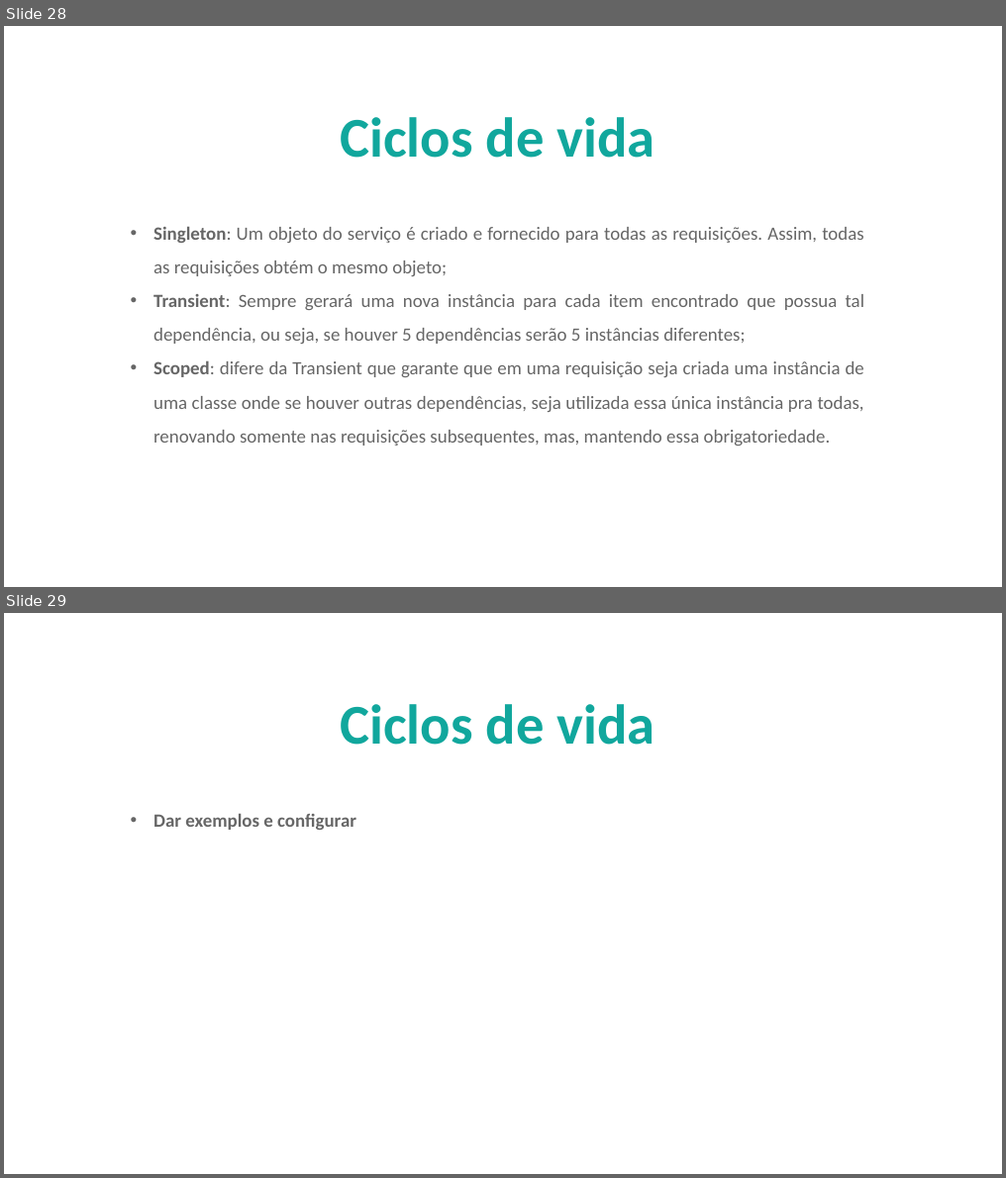
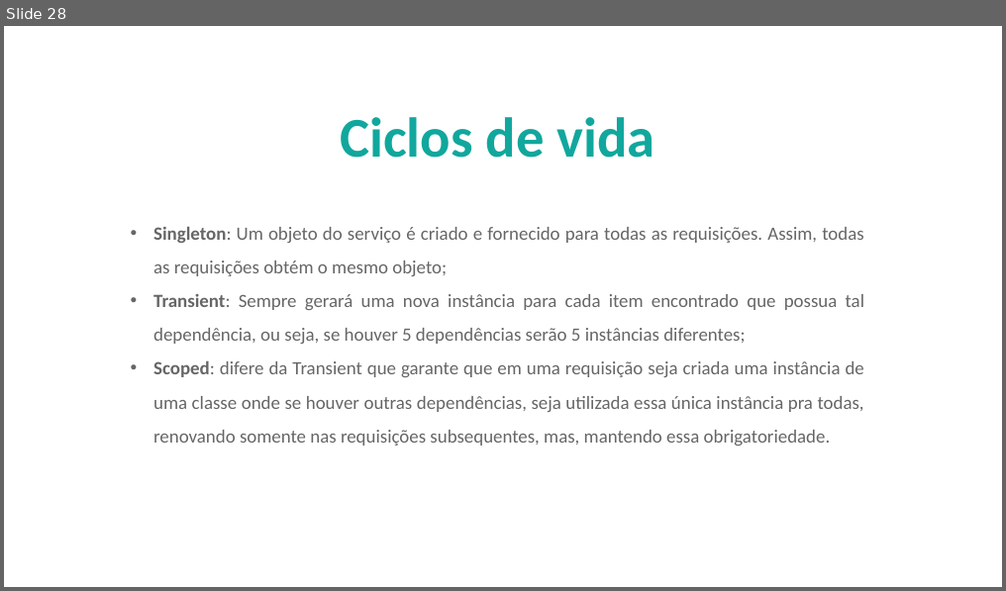
Before and after one commit to AlberttSantos/treinamento-solid, a slide deck: doc/InjecaoDependencia.pptx. Shown one above the other, each under a label of ours: slides 28 and 29 before the commit, slide 28 after it. The pictures are 1006x1178 and 1006x591 pixels, drawn with LibreOffice and Linux fonts; fonts in the diff are those of the drawing; background and template pictures are left out. Boxes give left, top, right and bottom in pixels: in the first picture for what was removed or moved away, otherwise in the second. Text is boxed around its words. In the diff, an @@ line names an element or a change of style, - is before the commit and + after.

```diff
--- a/doc/InjecaoDependencia.pptx
+++ b/doc/InjecaoDependencia.pptx
@@ slide 29 removed at [4, 613, 1002, 1174], background picture (left out) @@
@@ text removed at [340, 704, 654, 745] @@
-Ciclos de vida
@@ text removed at [153, 813, 356, 830] @@
-                • Dar exemplos e configurar
```
Also in this commit, not shown: 2 slides changed.
